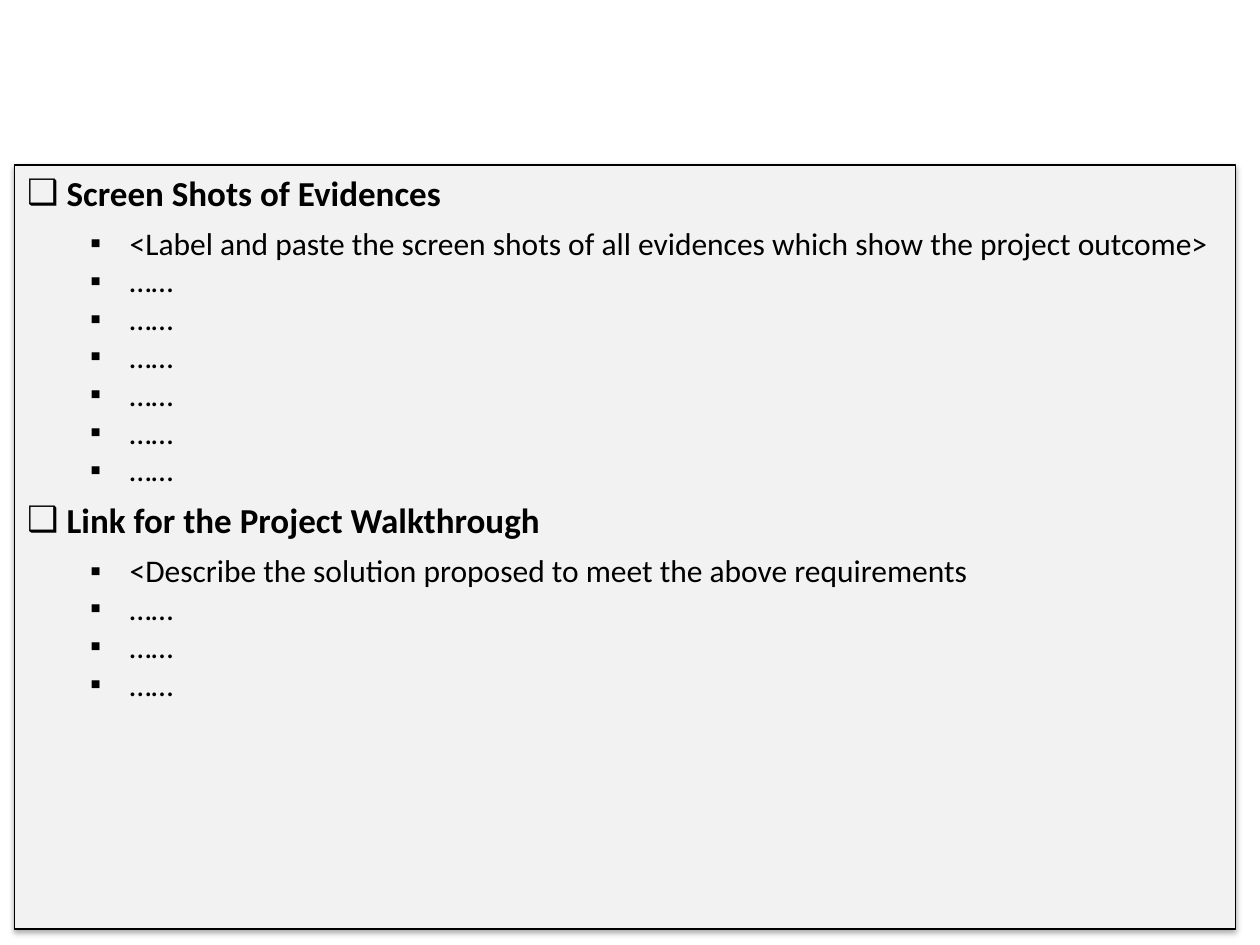
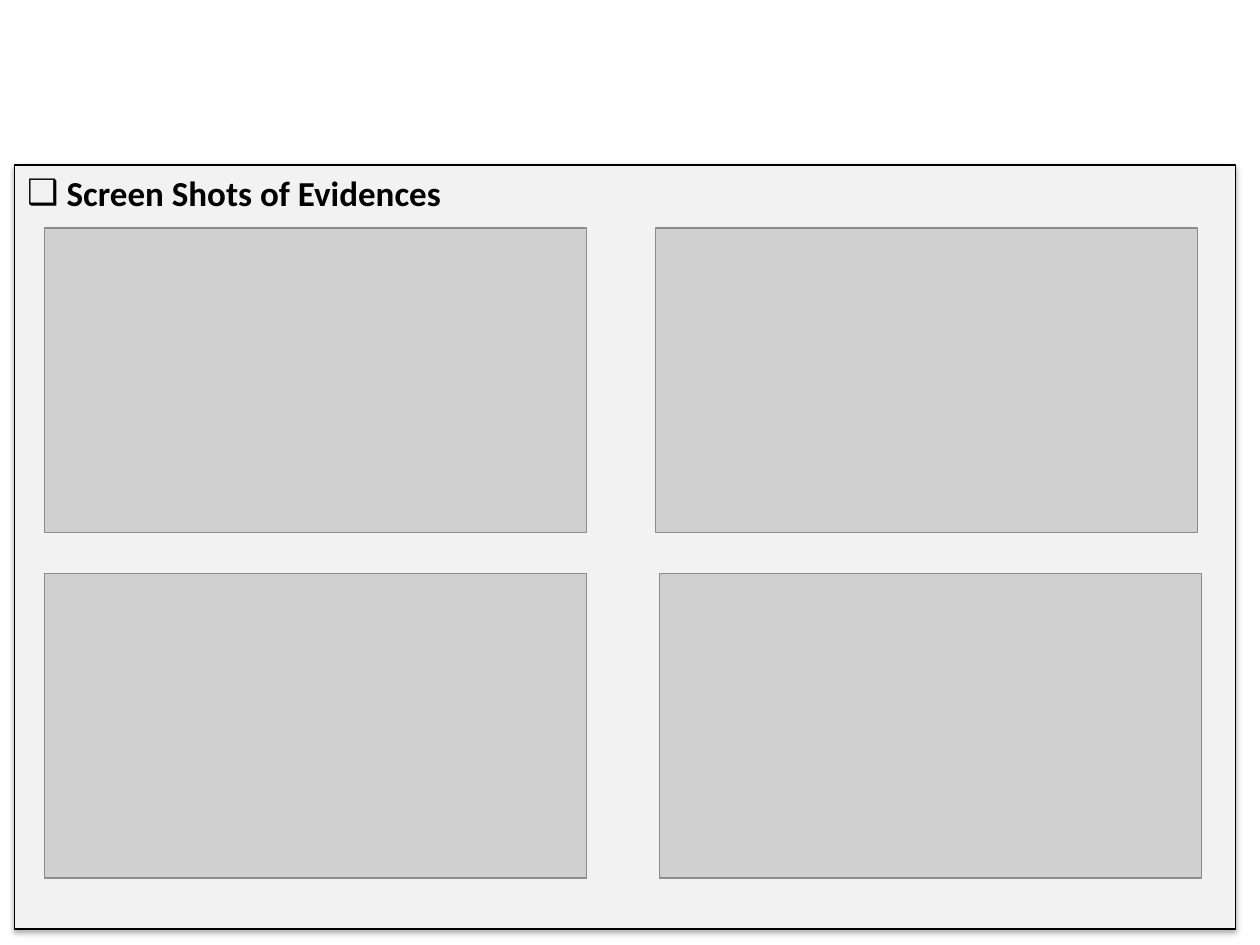
Before and after one commit to dseah11/Front-End-Dev, a slide deck: slide 21 of m2proj/Daniel_M2_Project_Presentation.pptx. Drawn at 1260x945 pixels with LibreOffice and Linux fonts; fonts in the diff are those of the drawing; grey boxes stand for pictures; background and template pictures are left out. Boxes give left, top, right and bottom in pixels: in the first picture for what was removed or moved away, otherwise in the second. Text is boxed around its words. In the diff, an @@ line names an element or a change of style, - is before the commit and + after.

```diff
--- a/m2proj/Daniel_M2_Project_Presentation.pptx
+++ b/m2proj/Daniel_M2_Project_Presentation.pptx
@@ picture added at bbox=[44, 228, 586, 533] @@
@@ text in rectangle at bbox=[67, 233, 1207, 587]: paragraphs removed @@
-  ▪ <Label and paste the screen shots of all evidences which show the project outcome>
-  ▪ ……
-  ▪ ……
-  ▪ ……
-  ▪ ……
-  ▪ ……
-  ▪ ……
-❑ Link for the Project Walkthrough
-  ▪ <Describe the solution proposed to meet the above requirements
-  ▪ ……
-  ▪ ……
-  ▪ ……
@@ picture added at bbox=[655, 228, 1197, 533] @@
@@ picture added at bbox=[44, 573, 586, 878] @@
@@ picture added at bbox=[659, 573, 1201, 878] @@
```
Also in this commit, not shown: 3 other slides changed, 12 other files.
